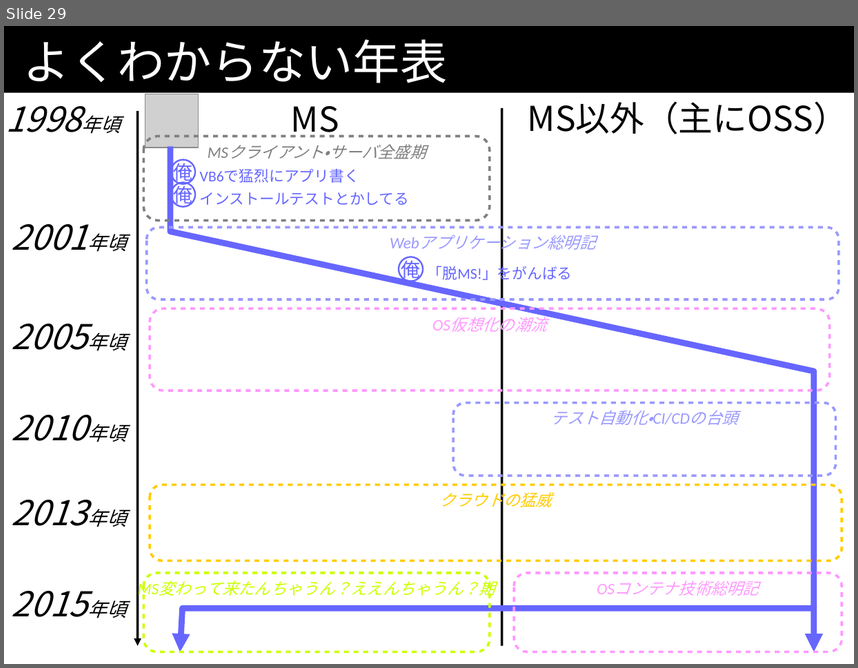
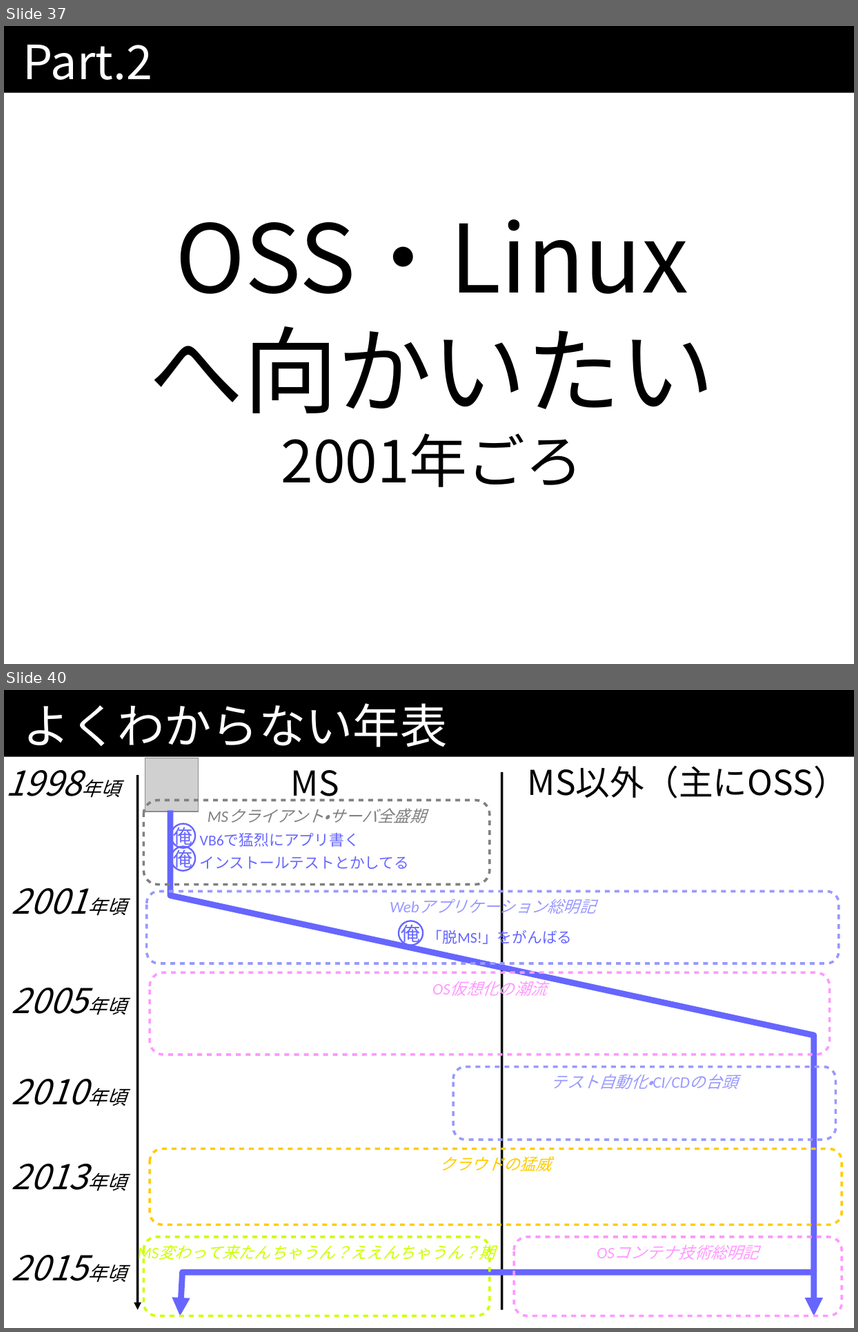
Before and after one commit to kazuhito-m/kazuhito-m.github.io, a slide deck: _drafts/comcamp2016.odp. Shown one above the other, each under a label of ours: slide 29 before the commit, slides 37 and 40 after it; the slides between them are not shown. The pictures are 858x668 and 858x1332 pixels, drawn with LibreOffice and Linux fonts; fonts in the diff are those of the drawing; grey boxes stand for pictures. Boxes give left, top, right and bottom in pixels: in the first picture for what was removed or moved away, otherwise in the second. Text is boxed around its words. In the diff, an @@ line names an element or a change of style, - is before the commit and + after.

```diff
--- a/_drafts/comcamp2016.odp
+++ b/_drafts/comcamp2016.odp
@@ slide 37 added at (4, 26, 854, 664), background #FFFFFF; not listed: 1 template element that a slide beside it also shows @@
@@ title added at (23, 45, 153, 80), 44 pt, text #FFFFFF @@
+Part.2
@@ subtitle added at (150, 219, 715, 487), 88 pt, text #000000 @@
+OSS・Linux
+へ向かいたい
+2001年ごろ
@@ what was slide 29 is now slide 40 @@
```
Also in this commit, not shown: 2 slides changed, 11 other slides added, 1 slide removed.
